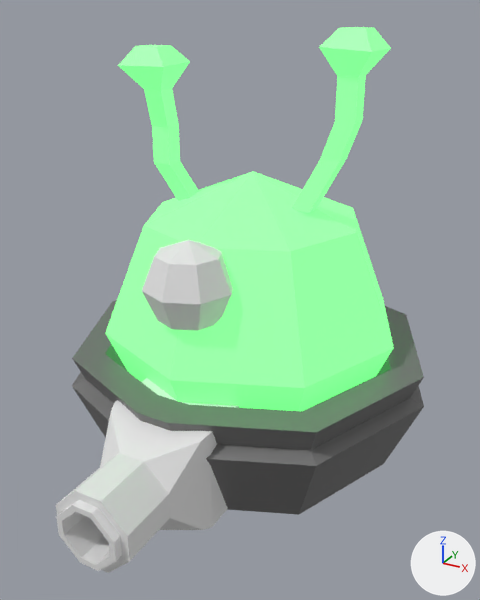
The Blender file Assets/Models/alien.blend, before and after one commit.
The view is the same before and after, from a 50 mm lens placed at (1.61, -3.05, 2.04), pointed at (0.05, -0.22, 0.62). Every picture has the same lights, and +X, +Y and +Z are marked at lower right.

The first picture shows 'Eye', 'Head', 'Left Antena', 'Right Antena', 'Vehicle', 'Weapon'.
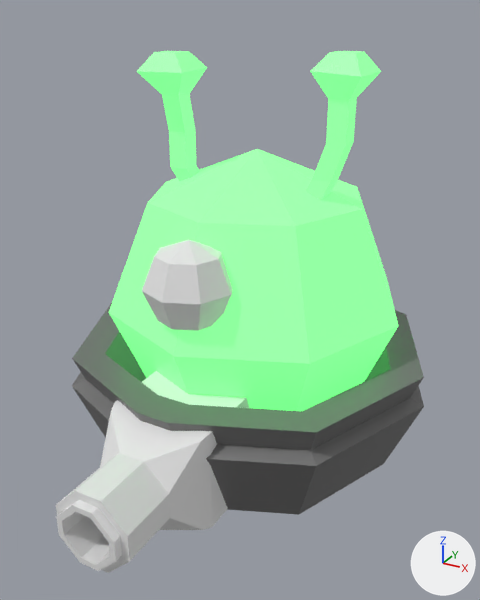
What differs and where, as boxes [x1, y1, x2, y2] in the pictures (480 x 600 px):
'Head', moved
    before: [105, 171, 394, 411]
    after: [109, 149, 399, 411]
'Left Antena', moved
    before: [292, 27, 391, 213]
    after: [306, 51, 381, 200]
'Right Antena', moved
    before: [118, 45, 198, 201]
    after: [137, 51, 207, 181]
'Eye', moved
    both: [142, 240, 233, 331]

What changed in the scene script:
```text
Change ob_head:
    ob_head.location: (0.0, 0.00988, 0.426) -> (0.00395, 0.0468, 0.537)
Change ob_eye:
    add ob_eye.parent = ob_head
    add ob_eye.matrix_parent_inverse = Matrix(((1.206, 0.0, 0.0, -0.00477), (0.0, 1.206, 0.0, -0.0565), (0.0, 0.0, 1.206, -0.648), (0.0, 0.0, 0.0, 1.0)))
Change ob_left_antena:
    ob_left_antena.location: (0.429, -0.005, 1.643) -> (0.394, -0.01, 1.541)
Change ob_right_antena:
    ob_right_antena.location: (-0.441, -0.073, 1.557) -> (-0.381, -0.006, 1.528)
```
